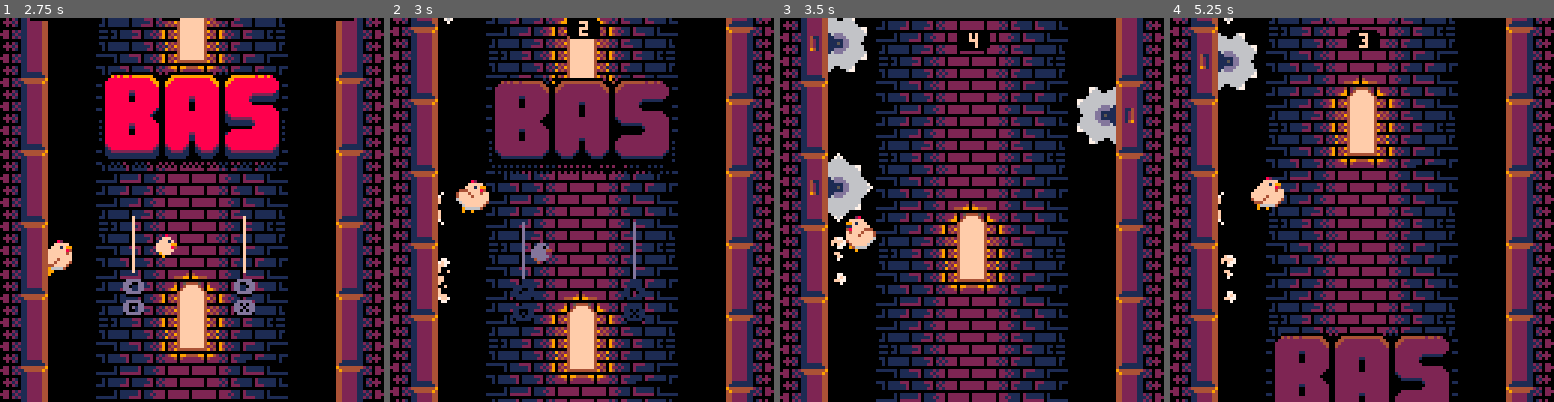
Above: before the commit, frames 1-4 (left to right).
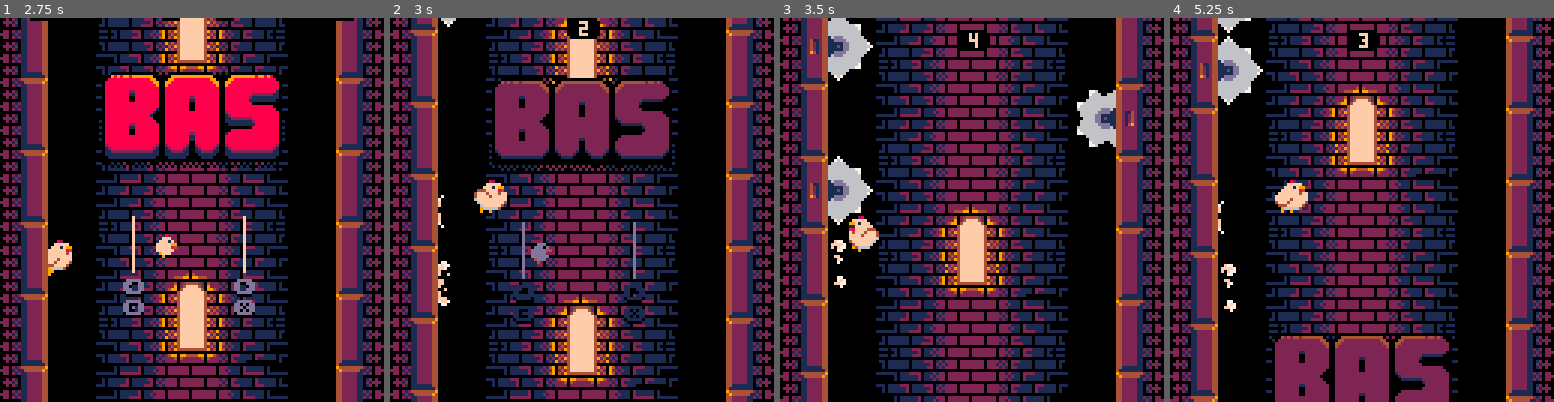
Above: after the commit, the same moments.

Repository: yokoboko/bas-pico-8
Game: PICO-8 cartridge bas.p8
Two runs of this game, one before a commit and one after it. Both use one fixed random seed, a clock stepped at 60 frames per second and the inputs below.
Inputs:
- Up to frame 1 (2.75 s): tap X (X key) at 0.33, 1.07, 1.85 s; tap O (Z key) at 0.7, 1.7, 2.1, 2.5 s; hold Right 1.6-2.1 s; hold Up 2.15-2.42 s; hold Right from 2.47 s (still down)
- Up to frame 2 (3 s): keep holding Right; tap O (Z key) at 2.9 s; tap X (X key) at 2.97 s
- Up to frame 3 (3.5 s): release Right at 3.03 s; hold Left from 3.08 s (still down); tap O (Z key) at 3.3 s
- Up to frame 4 (5.25 s): release Left at 3.58 s; hold Down 3.63-3.97 s; tap O (Z key) every 0.4 s from 3.7 to 4.9 s; hold Right 4.02-4.68 s; tap X (X key) at 4.08, 5.2 s; hold Up 4.73-5.03 s; hold Left from 5.08 s (still down)

Frame 1 is identical in both runs. In frame 2, 29% of the frame differs, in the area x 0-100%, y 0-100%; in frame 3, 36%; in frame 4, 39%.

Commit message:
Increase player jump speed

Diff:
--- a/src/object/player.lua
+++ b/src/object/player.lua
@@ -16,7 +16,7 @@
 	o.tile_offset_y=4 --in pixels
 	o.tile_pos=1362
 	o.jumping=false
-	o.jump_speed=0.05 -- in tiles
+	o.jump_speed=0.08 -- in tiles
 	o.jump_speed_will_die=0.0042 -- in tiles
 	o.jump_tile_pos=0 --in tiles
 	o.jump_changes_direction=false
